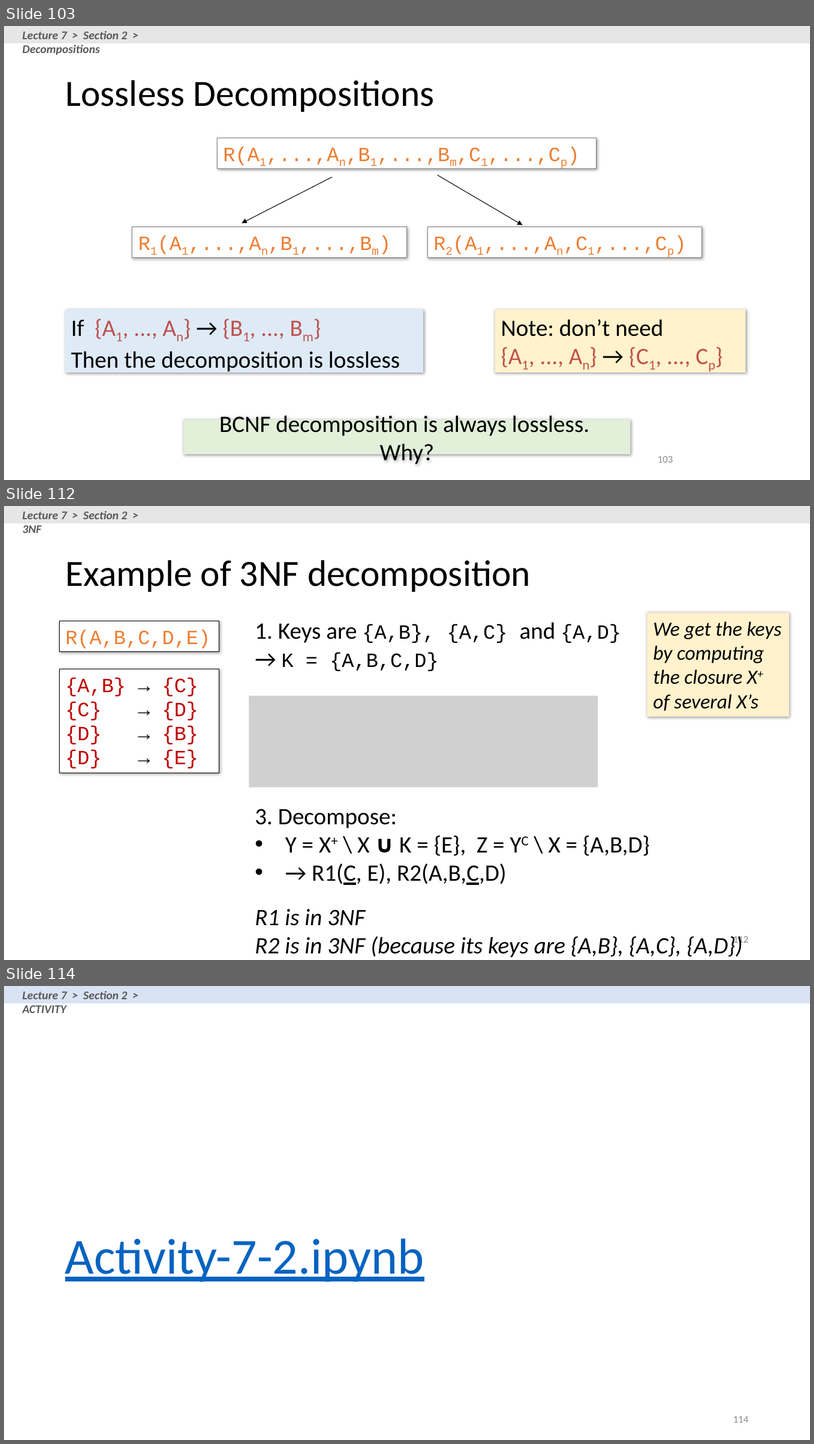
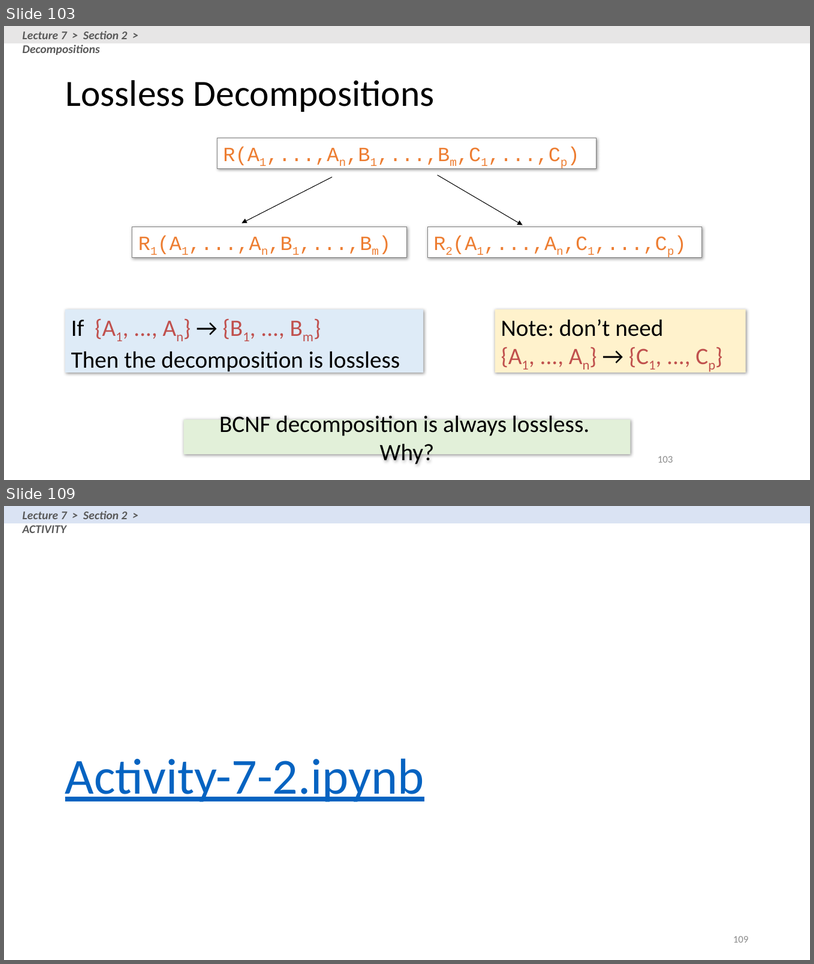
Before and after one commit to XIEQ/cs145-notebooks, a slide deck: lecture-5-7/Lecture_5_7_DB_Design.pptx. Shown one above the other, each under a label of ours: slides 103, 112 and 114 before the commit, slides 103 and 109 after it; the slides between them are not shown. The pictures are 814x1444 and 814x964 pixels, drawn with LibreOffice and Linux fonts; fonts in the diff are those of the drawing; grey boxes stand for pictures. Boxes give left, top, right and bottom in pixels: in the first picture for what was removed or moved away, otherwise in the second. Text is boxed around its words. In the diff, an @@ line names an element or a change of style, - is before the commit and + after.

Commit message:
Changed activity 7-2 to lossy decomp, removed 3NF from 7

```diff
--- a/lecture-5-7/Lecture_5_7_DB_Design.pptx
+++ b/lecture-5-7/Lecture_5_7_DB_Design.pptx
@@ slide 112 removed at bbox=[4, 506, 810, 960], background #FFFFFF @@
@@ rectangle removed at bbox=[4, 506, 810, 523] @@
@@ text removed at bbox=[23, 511, 128, 533] @@
-Lecture 7 > Section 2 > 3NF
@@ title removed at bbox=[65, 560, 531, 592] @@
-Example of 3NF decomposition
@@ rectangle removed at bbox=[648, 612, 790, 717] @@
-We get the keys by computing the closure X+ of several X’s
@@ rectangle removed at bbox=[60, 621, 219, 651] @@
-R(A,B,C,D,E)
@@ text removed at bbox=[255, 622, 621, 671] @@
-1. Keys are {A,B}, {A,C} and {A,D}
-→ K = {A,B,C,D}
@@ rectangle removed at bbox=[60, 669, 219, 773] @@
-{A,B} → {C}
-{C} → {D}
-{D} → {B}
-{D} → {E}
@@ picture removed at bbox=[249, 696, 598, 787] @@
@@ text removed at bbox=[255, 808, 650, 885] @@
-3. Decompose:
-• Y = X+ \ X ∪ K = {E}, Z = YC \ X = {A,B,D}
-• → R1(C, E), R2(A,B,C,D)
@@ text removed at bbox=[255, 909, 743, 957] @@
-R1 is in 3NF
-R2 is in 3NF (because its keys are {A,B}, {A,C}, {A,D})
@@ page number removed at bbox=[734, 936, 749, 945] @@
-112
@@ what was slide 114 is now slide 109 @@
@@ page number at bbox=[734, 936, 749, 942]: text changed @@
-114
+109
```
Also in this commit, not shown: 10 slides changed, 1 slide added, 5 other slides removed, 4 other files.
